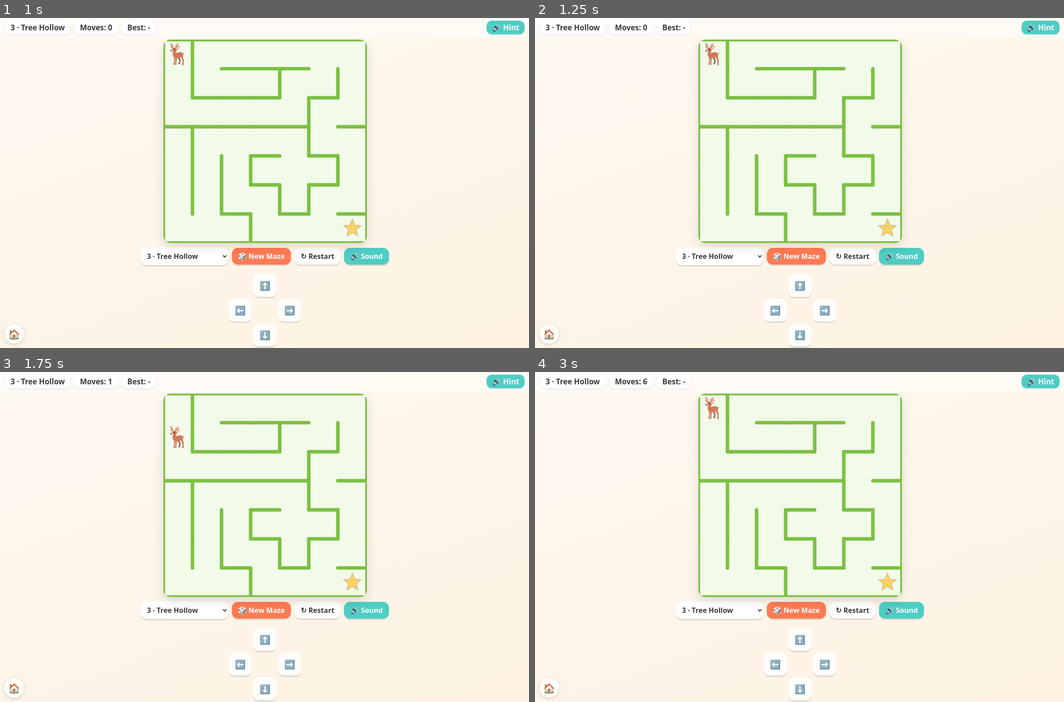
Above: before the commit, frames 1-4 (two rows, left to right).
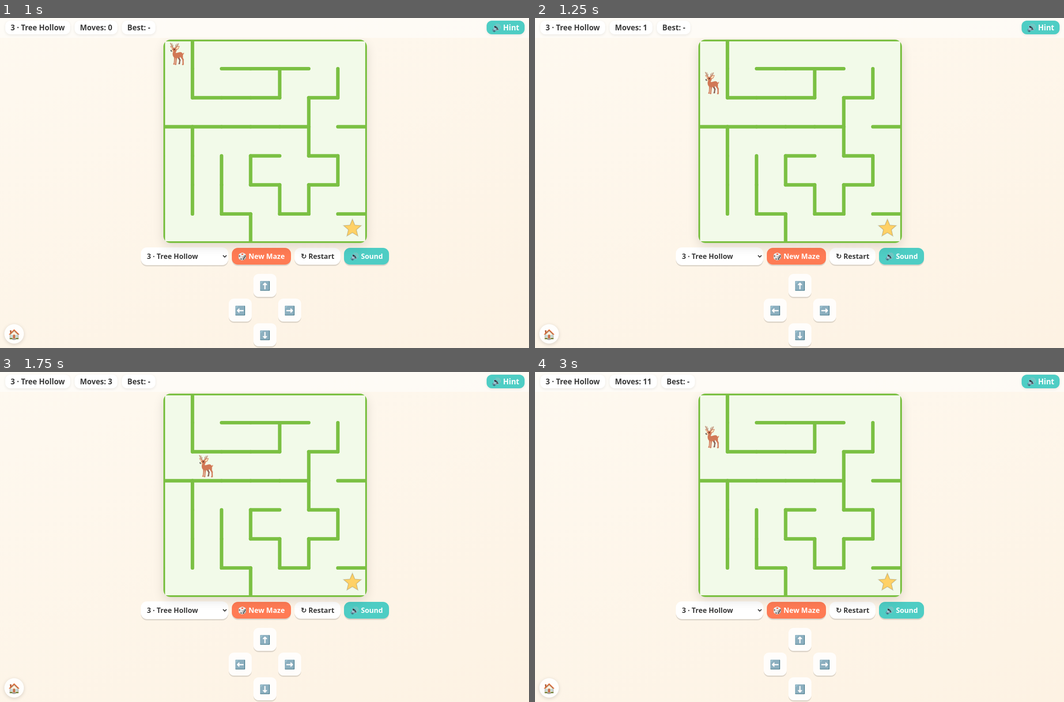
Above: after the commit, the same moments.

Repository: ky095n/kids-games-5fdf1k
Game: browser game, page maze_game.html
Two runs of this game, one before a commit and one after it. Both use one fixed random seed, a clock stepped at 60 frames per second and the inputs below.
Inputs (mouse positions are in pixels of both pictures, inside the frame that each line leads up to):
- Up to frame 1 (1 s): click "↻ Restart" at 0.27 s
- Up to frame 2 (1.25 s): hold Right from 1.03 s (still down); click (799, 159) at 1.07 s
- Up to frame 3 (1.75 s): release Right at 1.53 s; hold Down from 1.58 s (still down); click (222, 474) at 1.67 s
- Up to frame 4 (3 s): release Down at 1.85 s; hold Left 1.9-2.47 s; click "➡️" at 2.02 s; click (841, 464) at 2.27 s; hold Up 2.52-2.82 s; click (831, 537) at 2.87 s; hold Right from 2.87 s (still down)

Frame 1 is identical in both runs. In frame 2, 0.2% of the frame differs, in the area x 20-35%, y 2-24%; in frame 3, 0.2%; in frame 4, 0.3%.

Commit message:
Maze: swipe or tap the maze to move
A swipe moves one step in its direction; a tap moves one step toward
the tapped spot (tapping the player does nothing). Arrow buttons and
keys still work. touch-action: none on the maze so swipes don't
scroll or zoom the page (tablets).

Diff:
--- a/maze_game.html
+++ b/maze_game.html
@@ -88,6 +88,7 @@
     box-shadow: 0 8px 24px rgba(0,0,0,0.12);
     background: #fff;
     display: block;
+    touch-action: none; /* swipes on the maze move the player instead of scrolling/zooming */
   }
 
   #controls {
@@ -634,6 +635,29 @@
   btn.addEventListener("pointerdown", (e) => { e.preventDefault(); tryMove(dir); });
 });
 
+// Touch/mouse on the maze itself: a swipe moves one step in its direction; a tap moves one
+// step toward the tapped spot (tapping the player does nothing). One move per finger lift.
+const SWIPE_PX = 24;
+let touchStart = null;
+const dirOf = (dx, dy) => Math.abs(dx) > Math.abs(dy) ? (dx > 0 ? "E" : "W") : (dy > 0 ? "S" : "N");
+canvas.addEventListener("pointerdown", (e) => {
+  if (!e.isPrimary) return;
+  e.preventDefault();
+  touchStart = { x: e.clientX, y: e.clientY, id: e.pointerId };
+});
+canvas.addEventListener("pointerup", (e) => {
+  if (!touchStart || e.pointerId !== touchStart.id) return;
+  const dx = e.clientX - touchStart.x, dy = e.clientY - touchStart.y;
+  touchStart = null;
+  if (Math.hypot(dx, dy) >= SWIPE_PX) { tryMove(dirOf(dx, dy)); return; }
+  // a tap: compare the tapped spot with the centre of the player's square
+  const rect = canvas.getBoundingClientRect(), s = cellSize();
+  const tx = e.clientX - rect.left, ty = e.clientY - rect.top;
+  if (Math.floor(tx / s.w) === player.c && Math.floor(ty / s.h) === player.r) return;
+  tryMove(dirOf(tx - (player.c + 0.5) * s.w, ty - (player.r + 0.5) * s.h));
+});
+canvas.addEventListener("pointercancel", () => { touchStart = null; });
+
 document.getElementById("new-maze").addEventListener("click", newRandomMaze);
 document.getElementById("restart").addEventListener("click", restart);
 document.getElementById("play-again").addEventListener("click", () => {
--- a/sw.js
+++ b/sw.js
@@ -1,5 +1,5 @@
 // Generated by build_site.py -- keeps an offline copy of the games on the phone.
-const CACHE = "kids-games-246372b1efbc";
+const CACHE = "kids-games-c7c76d862dba";
 const FILES = ["./", "./maze_game.html", "./word_game.html", "./car_game.html", "./bunny_zombie_game.html", "./index.html", "./icon-180.png", "./icon-192.png", "./icon-512.png", "./manifest.webmanifest"];
 self.addEventListener("install", e => {
   e.waitUntil(caches.open(CACHE).then(c => c.addAll(FILES)).then(() => self.skipWaiting()));
